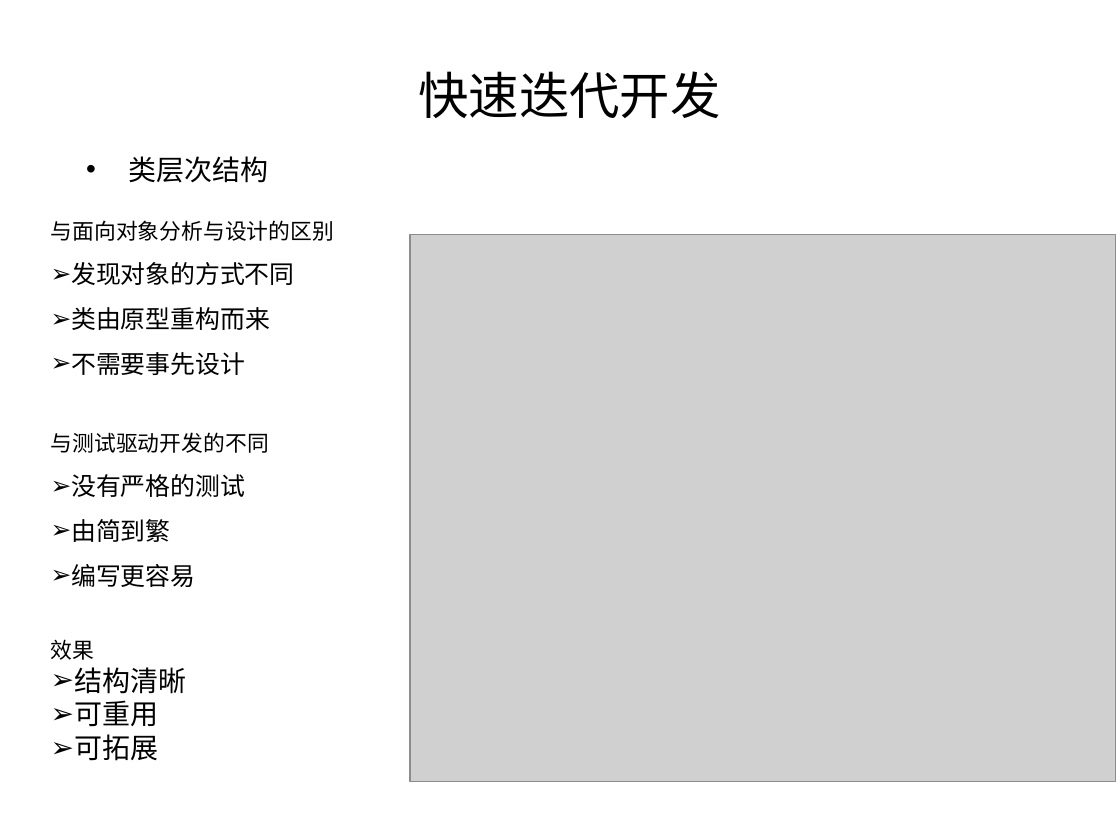
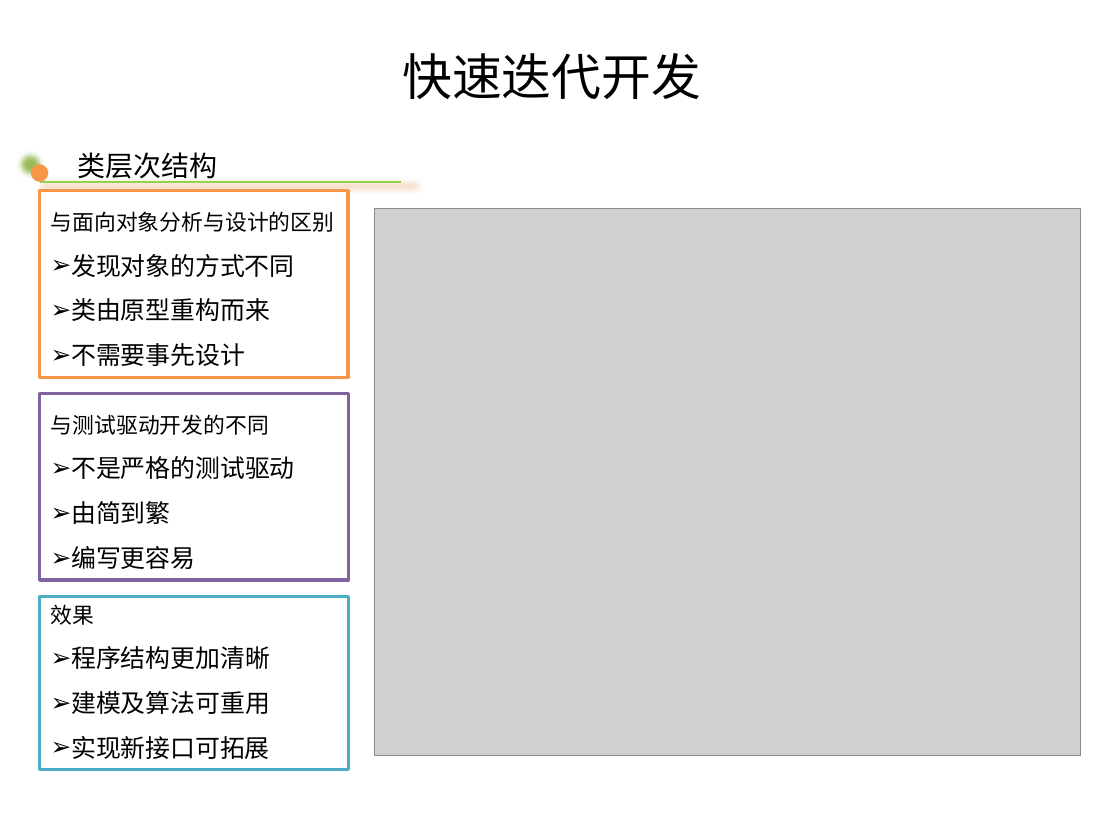
Before and after one commit to gongwm/graduate, a slide deck: slide 28 of 论文/水电机组控制与故障诊断_M201373325_胡弦_基于敏捷方法的水轮机仿真软件设计与实现.pptm (slide 27 before the commit). Drawn at 1120x840 pixels with LibreOffice and Linux fonts; fonts in the diff are those of the drawing; grey boxes stand for pictures; background and template pictures are left out. Boxes give left, top, right and bottom in pixels: in the first picture for what was removed or moved away, otherwise in the second. Text is boxed around its words. In the diff, an @@ line names an element or a change of style, - is before the commit and + after.

```diff
--- a/论文/水电机组控制与故障诊断_M201373325_胡弦_基于敏捷方法的水轮机仿真软件设计与实现.pptm
+++ b/论文/水电机组控制与故障诊断_M201373325_胡弦_基于敏捷方法的水轮机仿真软件设计与实现.pptm
@@ text "快速迭代开发" moved from (x1=418, y1=71, x2=720, y2=118) to (x1=402, y1=53, x2=701, y2=99) @@
@@ text "快速迭代开发" at (x1=402, y1=53, x2=701, y2=99): size 32.4 to 32 pt, font Calibri to Noto Sans CJK SC; vertical alignment middle to top @@
@@ text "类层次结构" moved from (x1=128, y1=156, x2=268, y2=183) to (x1=77, y1=152, x2=217, y2=183) @@
@@ text "类层次结构" at (x1=77, y1=152, x2=217, y2=183): font Calibri to Times New Roman; bullet • to none @@
@@ ellipse added at (x1=31, y1=165, x2=49, y2=183), fill #F79646 @@
@@ rectangle "与面向对象分析与设计的区别" resized from (x1=51, y1=220, x2=335, y2=375) to (x1=39, y1=190, x2=347, y2=377) @@
@@ rectangle "与面向对象分析与设计的区别" at (x1=39, y1=190, x2=347, y2=377): fill none to #FFFFFF; outline none to #F79646 2 pt @@
@@ line added from (39, 181) to (401, 181), #92D050 1.5 pt @@
@@ picture moved from (x1=410, y1=235, x2=1116, y2=782) to (x1=375, y1=208, x2=1081, y2=755) @@
@@ rectangle "与测试驱动开发的不同" resized from (x1=51, y1=432, x2=269, y2=587) to (x1=39, y1=393, x2=348, y2=580) @@
@@ rectangle "与测试驱动开发的不同" at (x1=39, y1=393, x2=348, y2=580): fill none to #FFFFFF; outline none to #8064A2 2 pt @@
@@ text in rectangle at (x1=71, y1=456, x2=294, y2=479): text changed @@
-➢ 没有严格的测试
+➢ 不是严格的测试驱动
@@ rectangle "效果" resized from (x1=51, y1=639, x2=186, y2=761) to (x1=39, y1=596, x2=348, y2=769) @@
@@ rectangle "效果" at (x1=39, y1=596, x2=348, y2=769): fill none to #FFFFFF; outline none to #4BACC6 2 pt @@
@@ text in rectangle at (x1=71, y1=646, x2=270, y2=759): text changed; size 18 to 16 pt @@
-➢ 结构清晰
-➢ 可重用
-➢ 可拓展
+➢ 程序结构更加清晰
+➢ 建模及算法可重用
+➢ 实现新接口可拓展
```
Also in this commit, not shown: 31 other slides changed, 3 slides added, 1 slide removed, 11 other files.
